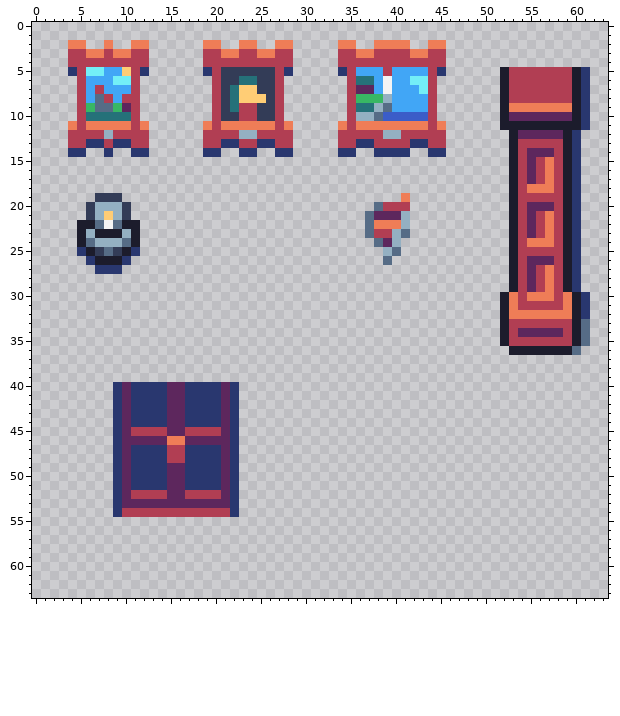
Pixel-art sprite -- assets/sprites/tilesets/default/tileset_room_details.png. Above: the version before the commit.
The file is 64x64 pixels. Colours within 5 levels of each other are drawn and written as one.
And afterwards:
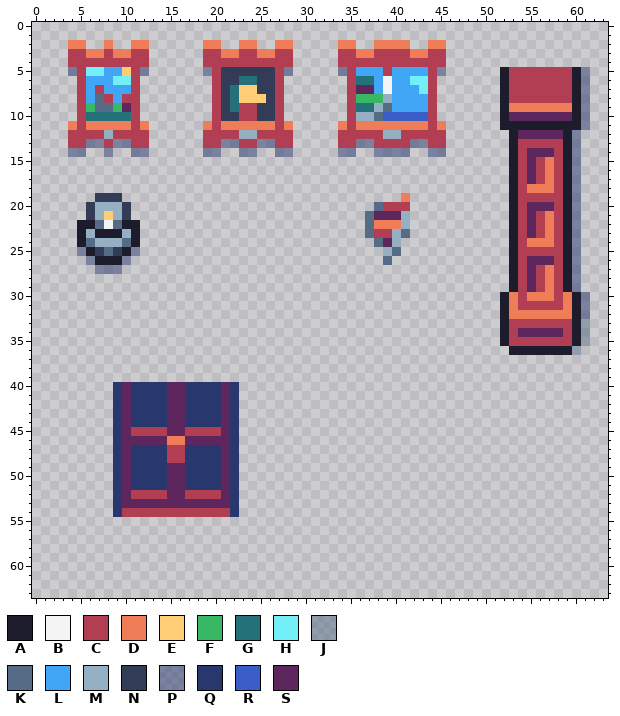
Palette (. is transparent): A #1c1c2c  B #f4f4f4  C #b13e53  D #ef7d57  E #ffcd75  F #38b764  G #257179  H #73eff7  J #566c867f  K #566c86  L #41a6f6  M #94b0c2  N #333c57  P #29376f7f  Q #29376f  R #3b5dc8  S #5d275d
From old to new:
y 5: x 4 Q -> P; x 12 Q -> P; x 19 Q -> P; x 28 Q -> P; x 34 Q -> P; x 45 Q -> P; x 61 Q -> P
y 6..11: x 61 Q -> P
y 12: x 60 Q -> P
y 13: x 6..7 QQ -> PP; x 9..10 QQ -> PP; x 21..22 QQ -> PP; x 25..26 QQ -> PP; x 36..37 QQ -> PP; x 42..43 QQ -> PP; x 60 Q -> P
y 14: x 4..5 QQ -> PP; x 8 Q -> P; x 11..12 QQ -> PP; x 19..20 QQ -> PP; x 23..24 QQ -> PP; x 27..28 QQ -> PP; x 34..35 QQ -> PP; x 38..41 QQQQ -> PPPP; x 44..45 QQ -> PP; x 60 Q -> P
y 15..24: x 60 Q -> P
y 25: x 5 Q -> P; x 11 Q -> P; x 60 Q -> P
y 26: x 6 Q -> P; x 10 Q -> P; x 60 Q -> P
y 27: x 7..9 QQQ -> PPP; x 60 Q -> P
y 28..29: x 60 Q -> P
y 30..32: x 61 Q -> P
y 33..35: x 61 K -> J
y 36: x 60 K -> J
